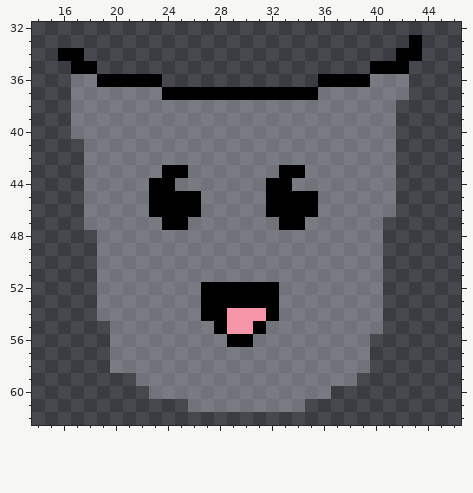
One commit to this pixel-art sprite: player/cup_front.png. The picture above was drawn from the file before the commit.
The file is 64x64 pixels. Shown: x 14..46, y 32..62.
New version:
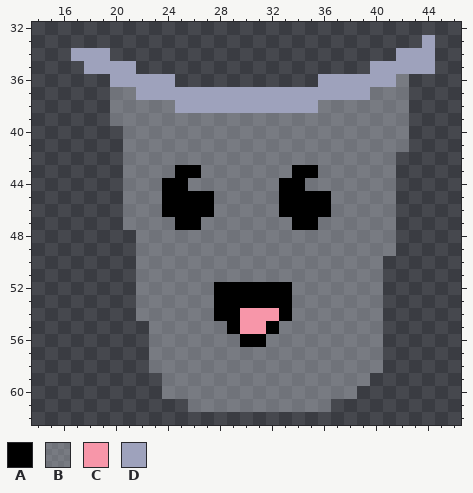
Palette (. is transparent): A #000000  B #dfe4eb54  C #f796a9  D #9ea2bc
Difference:
Colour A replaces colour B in row 43 at x 26 and 35; in row 44 at x 25 and 34; in rows 45 to 46 at x 27 and 36; in row 47 at x 26 and 35; in rows 52 to 54 at x 33; in row 55 at x 32.
Colour A replaces colour B in row 56 at x 31.
Colour A replaces colour C in rows 54 to 55 at x 29.
Colour B is added in rows 38 to 41 at x 42; in rows 47 to 49 at x 41; in rows 56 to 58 at x 40; in row 59 at x 39; in row 60 at x 37 to 38; in row 61 at x 35 to 36.
Colour B replaces colour A in row 43 at x 24 and 33; in rows 44 to 46 at x 23 and 32; in row 47 at x 24 and 33; in rows 52 to 54 at x 27; in row 55 at x 28; in row 56 at x 29.
Colour C replaces colour A in row 54 at x 32; in row 55 at x 31.
Colour D is added in row 33 at x 44; in row 34 at x 18 to 19 and 44; in row 35 at x 19 to 21 and 43 to 44; in row 36 at x 24.
Colour D replaces colour A in row 34 at x 17 and 42 to 43; in row 35 at x 18 and 40 to 42; in row 36 at x 20 to 23 and 36 to 39; in row 37 at x 24 to 35.
Colour D replaces colour B in row 36 at x 40 to 41; in row 37 at x 22 to 23 and 36 to 39; in row 38 at x 25 to 35.
Colour A is removed in row 33 at x 43; in row 34 at x 16; in row 35 at x 17; in row 36 at x 19.
Colour B is removed in row 36 at x 17 to 18; in rows 37 to 39 at x 17 to 19; in row 40 at x 17 to 20; in rows 41 to 47 at x 18 to 20; in rows 48 to 54 at x 19 to 21; in rows 55 to 58 at x 20 to 22.
Colour B is removed in row 59 at x 22 to 23; in row 60 at x 23.
